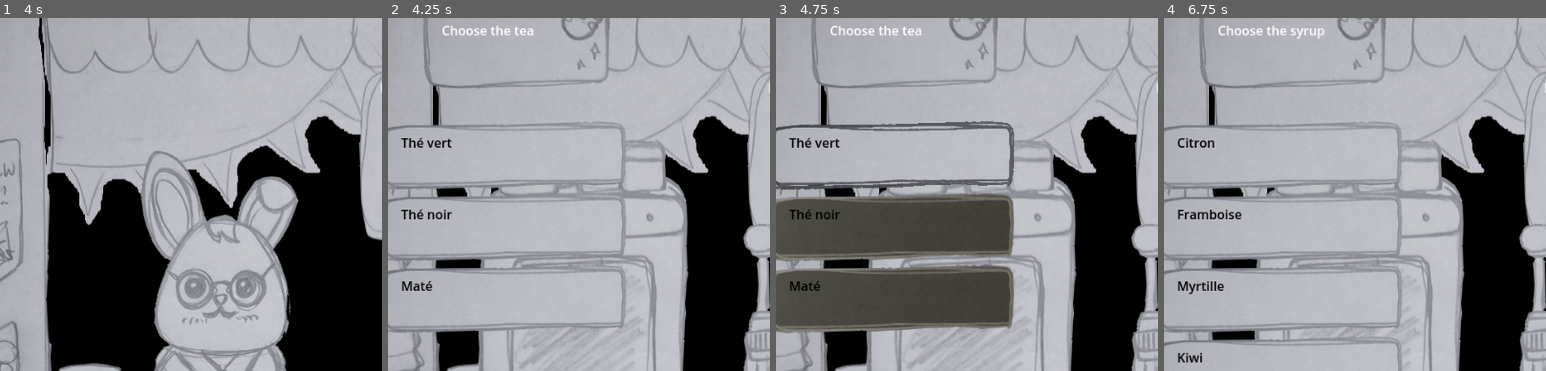
Above: before the commit, frames 1-4 (left to right).
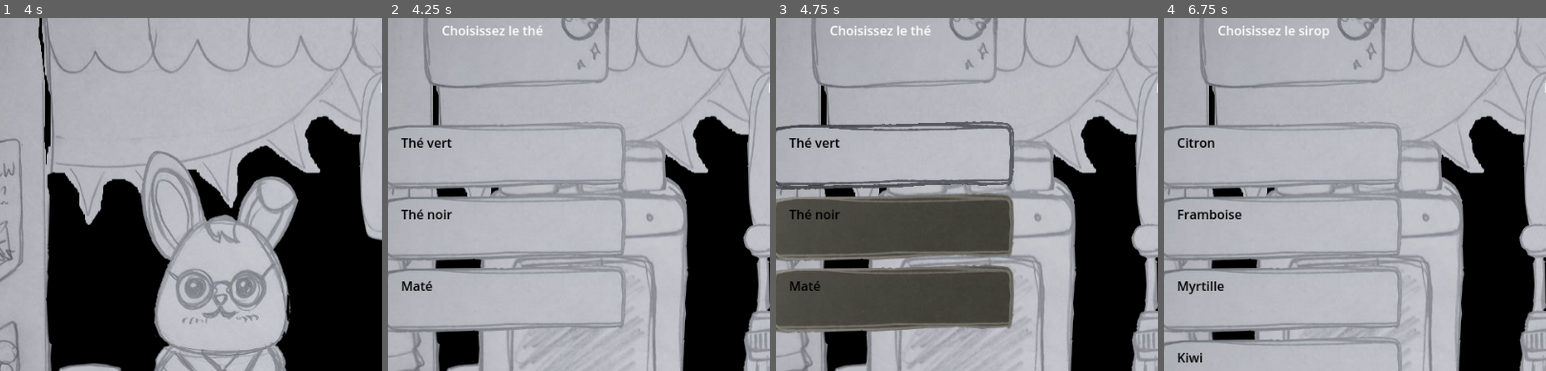
Above: after the commit, the same moments.

Repository: serrureriehurluberlesque/GGJ2025
Game: Godot game, scene res://scenes/tearoom.tscn
Two runs of this game, one before a commit and one after it. Both use one fixed random seed, a clock stepped at 60 frames per second and the inputs below. The engine's default icon, where the game draws it, is replaced by a stand-in: a white triangle on a blue panel in a dark square.
Inputs (mouse positions are % of the whole screen's width and height, from its top left):
- Up to frame 1 (4 s): click (50, 50) at 0.5 s; tap Enter at 3.5 s
- Up to frame 2 (4.25 s): no input
- Up to frame 3 (4.75 s): click (21, 30) at 4.25 s
- Up to frame 4 (6.75 s): click (21, 30) at 5 s; click (21, 30) at 5.75 s
The pictures show only the part of the screen within x 4-54%, y 10-60%; the shares and areas given below are measured in that part.

Frame 1 is identical in both runs. In frame 2, 0.2% of the frame differs, in the area x 20-41%, y 2-5%; in frame 3, 0.2%; in frame 4, 0.3%, in the area x 20-44%, y 2-6%.

Commit message:
Pour le moment français partout

Diff:
--- a/scenes/composition/composition.gd
+++ b/scenes/composition/composition.gd
@@ -102,8 +102,8 @@
 
 func set_section_title() -> void:
 	if step_id == 0:
-		title.text = "Choose the tea"
+		title.text = "Choisissez le thé"
 	elif step_id == 1:
-		title.text = "Choose the syrup"
+		title.text = "Choisissez le sirop"
 	else:
-		title.text = "Choose the toppings"
+		title.text = "Choisissez les perles"
